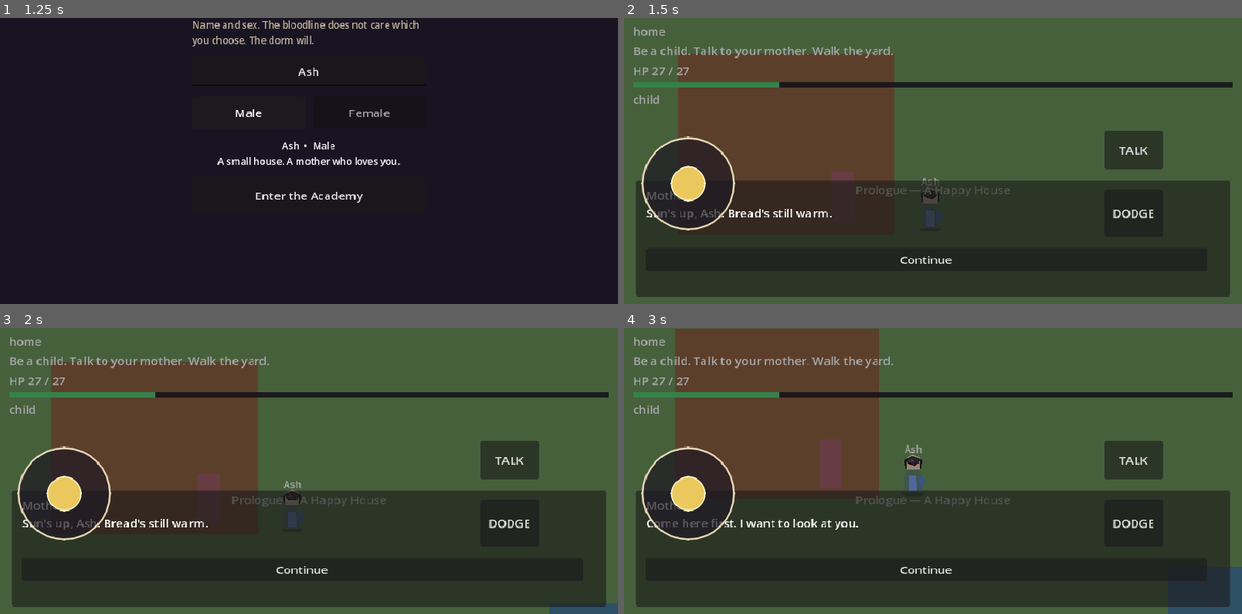
Above: before the commit, frames 1-4 (two rows, left to right).
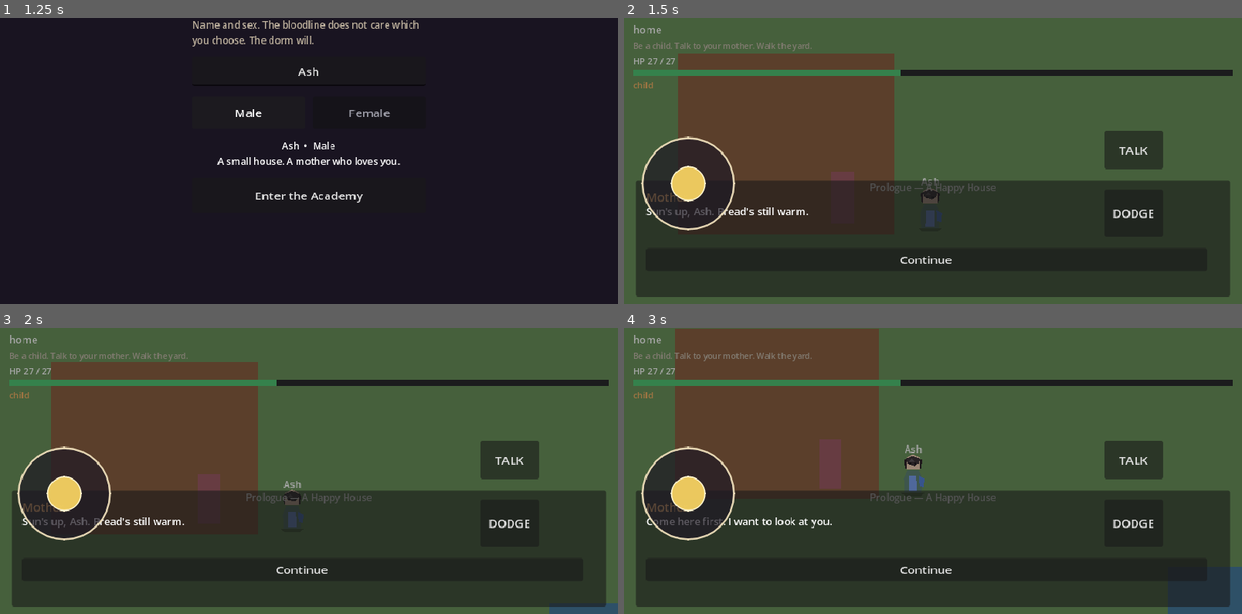
Above: after the commit, the same moments.

Repository: sk7hg824nn-ux/bloodbound-summoner
Game: Godot game, scene res://scenes/boot/Boot.tscn
The game is run twice, just before and just after one commit, with the same random seed, the same clock (stepped at 60 frames per second) and the same inputs.
Inputs:
- Up to frame 1 (1.25 s): click "Create Protagonist" at 0.5 s
- Up to frame 2 (1.5 s): click "Enter the Academy" at 1.25 s
- Up to frame 3 (2 s): no input
- Up to frame 4 (3 s): click "Continue" at 2 s; click "Continue" at 2.75 s

Frame 1 is identical in both runs. In frame 2, 5.7% of the frame differs, in the area x 1-99%, y 2-71%; in frame 3, 5.7%; in frame 4, 5.8%.

Commit message:
Fix stick: read raw touch, ignore child panels, do not let dialogue dim steal taps

Diff:
--- a/scenes/ui/HUD.tscn
+++ b/scenes/ui/HUD.tscn
@@ -22,17 +22,23 @@
 offset_right = -12.0
 offset_bottom = 72.0
 mouse_filter = 2
+theme_override_constants/separation = 4
 
 [node name="LocLabel" type="Label" parent="Root/Top"]
 layout_mode = 2
-text = "home"
+theme_override_font_sizes/font_size = 14
+text = "Academy Courtyard"
 
 [node name="ObjLabel" type="Label" parent="Root/Top"]
 layout_mode = 2
-text = "Be a child."
+theme_override_colors/font_color = Color(0.78, 0.74, 0.68, 1)
+theme_override_font_sizes/font_size = 11
+text = "Attend the entrance examination."
+autowrap_mode = 3
 
 [node name="HpLabel" type="Label" parent="Root/Top"]
 layout_mode = 2
+theme_override_font_sizes/font_size = 12
 text = "HP 24 / 24"
 
 [node name="HpBar" type="ColorRect" parent="Root/Top"]
@@ -42,13 +48,15 @@
 
 [node name="Fill" type="ColorRect" parent="Root/Top/HpBar"]
 layout_mode = 0
-offset_right = 200.0
+offset_right = 366.0
 offset_bottom = 8.0
 color = Color(0.32, 0.78, 0.46, 1)
 
 [node name="BondLabel" type="Label" parent="Root/Top"]
 layout_mode = 2
-text = "child"
+theme_override_colors/font_color = Color(0.95, 0.7, 0.4, 1)
+theme_override_font_sizes/font_size = 12
+text = "No pact  •  the focus is silent"
 
 [node name="Toast" type="Label" parent="Root"]
 layout_mode = 1
@@ -61,7 +69,10 @@
 offset_top = -168.0
 offset_right = 240.0
 offset_bottom = -118.0
+theme_override_font_sizes/font_size = 13
+text = ""
 horizontal_alignment = 1
+autowrap_mode = 3
 
 [node name="Dialogue" type="Control" parent="Root"]
 visible = false
@@ -69,12 +80,14 @@
 anchors_preset = 15
 anchor_right = 1.0
 anchor_bottom = 1.0
+mouse_filter = 2
 
 [node name="Dim" type="ColorRect" parent="Root/Dialogue"]
 layout_mode = 1
 anchors_preset = 15
 anchor_right = 1.0
 anchor_bottom = 1.0
+mouse_filter = 2
 color = Color(0, 0, 0, 0.35)
 
 [node name="Panel" type="Panel" parent="Root/Dialogue"]
@@ -91,9 +104,11 @@
 [node name="Speaker" type="Label" parent="Root/Dialogue/Panel"]
 layout_mode = 0
 offset_left = 14.0
-offset_top = 8.0
-offset_right = 400.0
-offset_bottom = 28.0
+offset_top = 10.0
+offset_right = 350.0
+offset_bottom = 32.0
+theme_override_colors/font_color = Color(0.95, 0.72, 0.4, 1)
+theme_override_font_sizes/font_size = 16
 text = "Speaker"
 
 [node name="Body" type="Label" parent="Root/Dialogue/Panel"]
@@ -102,6 +117,8 @@
 offset_top = 32.0
 offset_right = 780.0
 offset_bottom = 88.0
+theme_override_font_sizes/font_size = 14
+text = "..."
 autowrap_mode = 3
 
 [node name="Choices" type="VBoxContainer" parent="Root/Dialogue/Panel"]
@@ -109,3 +126,5 @@
 offset_left = 14.0
 offset_top = 92.0
 offset_right = 780.0
+offset_bottom = 250.0
+theme_override_constants/separation = 6
--- a/scenes/ui/TouchControls.tscn
+++ b/scenes/ui/TouchControls.tscn
@@ -28,7 +28,7 @@
 corner_radius_bottom_left = 32
 
 [node name="TouchControls" type="CanvasLayer"]
-layer = 12
+layer = 40
 script = ExtResource("1_tc")
 
 [node name="Root" type="Control" parent="."]
@@ -56,6 +56,7 @@
 offset_top = 16.0
 offset_right = 144.0
 offset_bottom = 144.0
+mouse_filter = 2
 theme_override_styles/panel = SubResource("joy_base")
 
 [node name="Knob" type="Panel" parent="Root/Joystick/Base"]
@@ -64,6 +65,7 @@
 offset_top = 40.0
 offset_right = 88.0
 offset_bottom = 88.0
+mouse_filter = 2
 theme_override_styles/panel = SubResource("joy_knob")
 
 [node name="Buttons" type="Control" parent="Root"]
--- a/scripts/ui/virtual_joystick.gd
+++ b/scripts/ui/virtual_joystick.gd
@@ -8,37 +8,54 @@
 
 var _pointer: int = -1
 var _dir: Vector2 = Vector2.ZERO
+
 @onready var base: Panel = $Base
 @onready var knob: Panel = $Base/Knob
 
 func _ready() -> void:
 	mouse_filter = Control.MOUSE_FILTER_STOP
+	if base:
+		base.mouse_filter = Control.MOUSE_FILTER_IGNORE
+	if knob:
+		knob.mouse_filter = Control.MOUSE_FILTER_IGNORE
 	_reset_knob()
 
-func _gui_input(event: InputEvent) -> void:
+func get_direction() -> Vector2:
+	return _dir
+
+func _input(event: InputEvent) -> void:
 	if event is InputEventScreenTouch:
 		var e := event as InputEventScreenTouch
-		if e.pressed and _pointer == -1:
+		if e.pressed and _pointer == -1 and _hit(e.position):
 			_pointer = e.index
-			_update(e.position)
+			_update_from_viewport(e.position)
+			get_viewport().set_input_as_handled()
 		elif not e.pressed and e.index == _pointer:
 			_release()
+			get_viewport().set_input_as_handled()
 	elif event is InputEventScreenDrag:
 		var e := event as InputEventScreenDrag
 		if e.index == _pointer:
-			_update(e.position)
+			_update_from_viewport(e.position)
+			get_viewport().set_input_as_handled()
 	elif event is InputEventMouseButton and event.button_index == MOUSE_BUTTON_LEFT:
-		if event.pressed and _pointer == -1:
+		if event.pressed and _pointer == -1 and _hit(event.position):
 			_pointer = 999
-			_update(event.position)
+			_update_from_viewport(event.position)
 		elif not event.pressed and _pointer == 999:
 			_release()
 	elif event is InputEventMouseMotion and _pointer == 999:
-		_update(event.position)
+		_update_from_viewport(event.position)
 
-func _update(pos: Vector2) -> void:
-	var center := base.position + base.size * 0.5
-	var delta := pos - center
+func _hit(viewport_pos: Vector2) -> bool:
+	if get_global_rect().grow(24.0).has_point(viewport_pos):
+		return true
+	var vr := get_viewport().get_visible_rect()
+	return viewport_pos.x < vr.size.x * 0.34 and viewport_pos.y > vr.size.y * 0.38 and viewport_pos.y < vr.size.y * 0.92
+
+func _update_from_viewport(viewport_pos: Vector2) -> void:
+	var center := base.global_position + base.size * 0.5
+	var delta := viewport_pos - center
 	if delta.length() > max_radius:
 		delta = delta.normalized() * max_radius
 	knob.position = (base.size - knob.size) * 0.5 + delta
